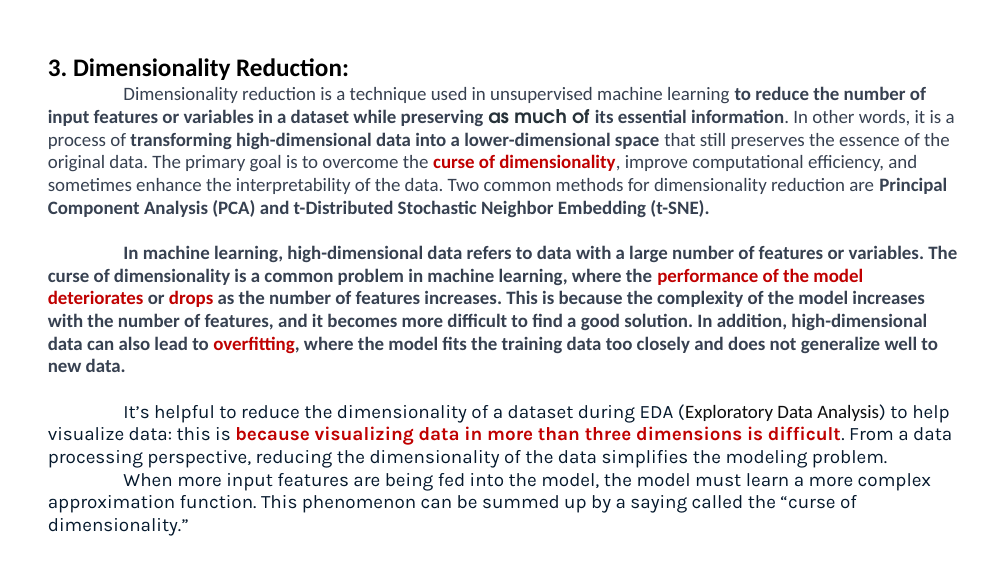
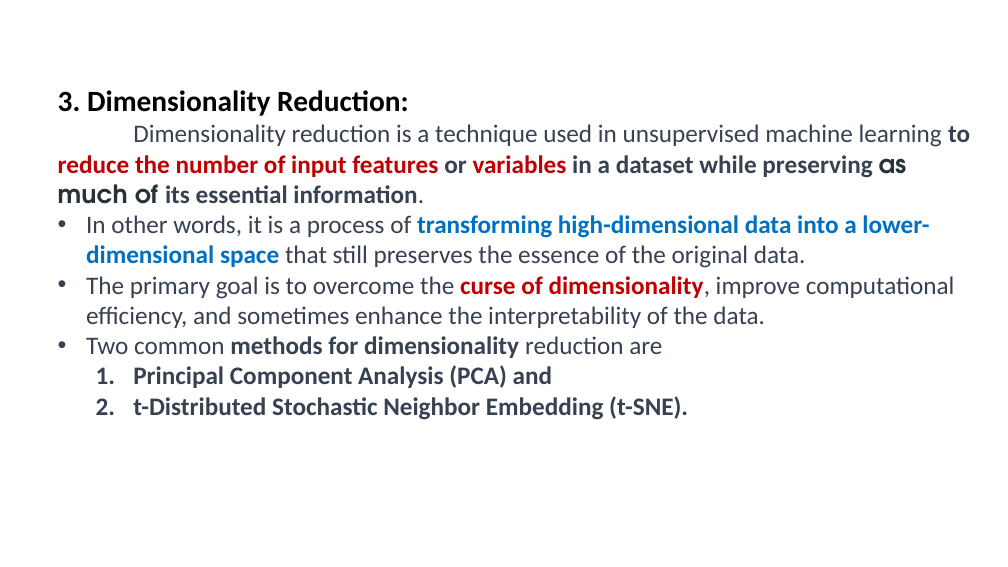
Before and after one commit to PRAMODNAIK-DEV/MCA-2nd-Sem-ML-Data-Analytics-Shridevi-College, a slide deck: slide 39 of Theory Class-Notes/Machine Learning Complete Theory.pptx. Drawn at 1008x567 pixels with LibreOffice and Linux fonts; fonts in the diff are those of the drawing. Boxes give left, top, right and bottom in pixels: in the first picture for what was removed or moved away, otherwise in the second. Text is boxed around its words. In the diff, an @@ line names an element or a change of style, - is before the commit and + after.

```diff
--- a/Theory Class-Notes/Machine Learning Complete Theory.pptx
+++ b/Theory Class-Notes/Machine Learning Complete Theory.pptx
@@ text "3. Dimensionality Reduction:": place and size @@
-text "3. Dimensionality Reduction:" at (48, 58, 957, 536)
+text "3. Dimensionality Reduction:" at (58, 90, 970, 420)
@@ text at (58, 90, 409, 116): size 24 to 28 pt in "3. Dimensionality Reduction:" @@
@@ text at (58, 124, 970, 420): text changed; size 18 to 24 pt @@
-Dimensionality reduction is a technique used in unsupervised machine learning to reduce the number of input features or variables in a dataset while preserving as much of its essential information. In other words, it is a process of transforming high-dimensional data into a lower-dimensional space that still preserves the essence of the original data. The primary goal is to overcome the curse of dimensionality, improve computational efficiency, and sometimes enhance the interpretability of the data. Two common methods for dimensionality reduction are Principal Component Analysis (PCA) and t-Distributed Stochastic Neighbor Embedding (t-SNE).
-In machine learning, high-dimensional data refers to data with a large number of features or variables. The curse of dimensionality is a common problem in machine learning, where the performance of the model deteriorates or drops as the number of features increases. This is because the complexity of the model increases with the number of features, and it becomes more difficult to find a good solution. In addition, high-dimensional data can also lead to overfitting, where the model fits the training data too closely and does not generalize well to new data.
-It’s helpful to reduce the dimensionality of a dataset during EDA (Exploratory Data Analysis) to help visualize data: this is because visualizing data in more than three dimensions is difficult. From a data processing perspective, reducing the dimensionality of the data simplifies the modeling problem.
-When more input features are being fed into the model, the model must learn a more complex approximation function. This phenomenon can be summed up by a saying called the “curse of dimensionality.”
+Dimensionality reduction is a technique used in unsupervised machine learning to reduce the number of input features or variables in a dataset while preserving as much of its essential information.
+• In other words, it is a process of transforming high-dimensional data into a lower-dimensional space that still preserves the essence of the original data.
+• The primary goal is to overcome the curse of dimensionality, improve computational efficiency, and sometimes enhance the interpretability of the data.
+• Two common methods for dimensionality reduction are
+  1. Principal Component Analysis (PCA) and
+  2. t-Distributed Stochastic Neighbor Embedding (t-SNE).
```
Also in this commit, not shown: 1 other slide changed, 2 slides added, 2 other files.
